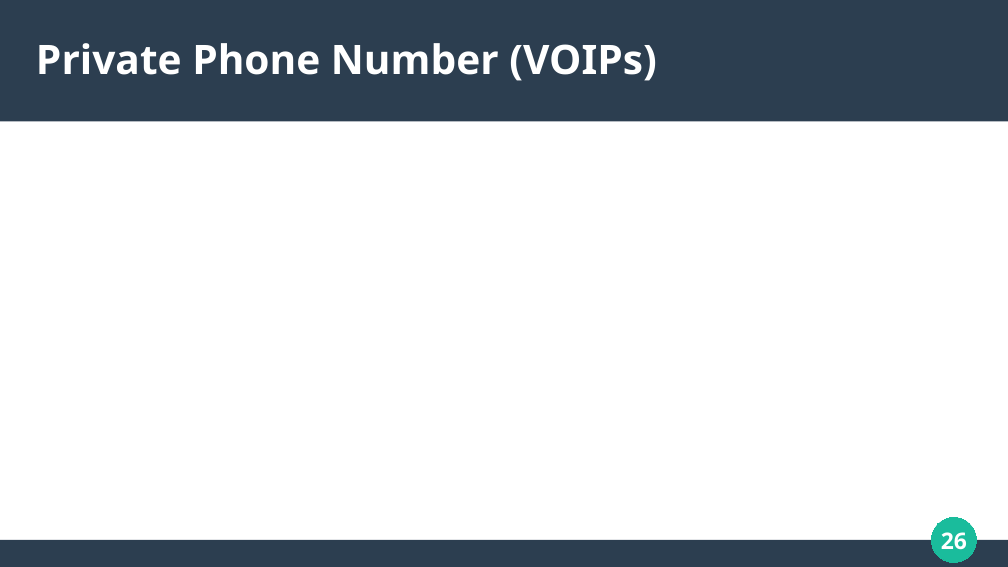
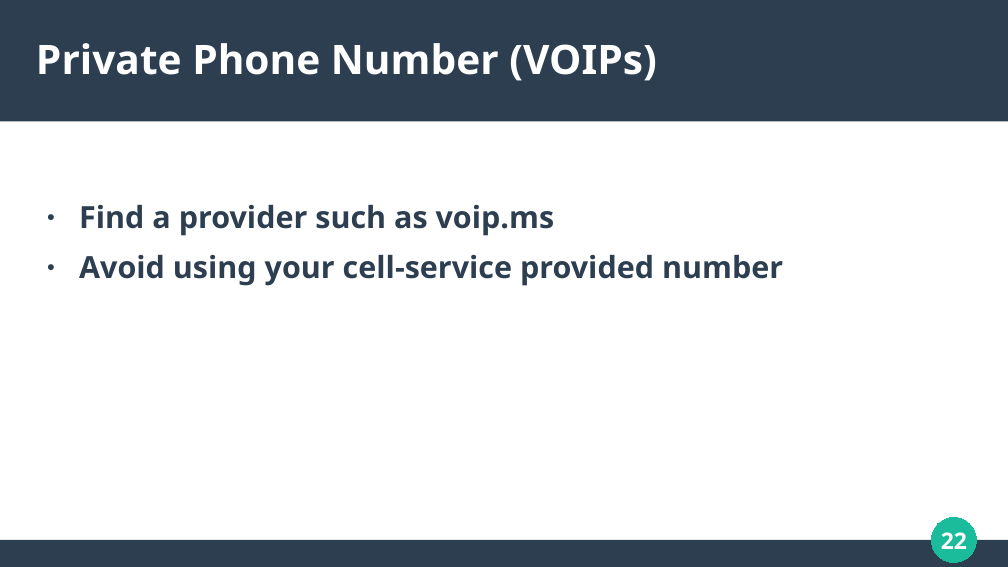
Before and after one commit to RealAsira/OwnYourOSINT, a slide deck: slide 22 of Own Your OSINT.odp (slide 26 before the commit). Drawn at 1008x567 pixels with LibreOffice and Linux fonts; fonts in the diff are those of the drawing. Boxes give left, top, right and bottom in pixels: in the first picture for what was removed or moved away, otherwise in the second. Text is boxed around its words. In the diff, an @@ line names an element or a change of style, - is before the commit and + after.

Commit message:
Slides: 2FA, obfuscate, email, phone, alias, money, device security

```diff
--- a/Own Your OSINT.odp
+++ b/Own Your OSINT.odp
@@ text added at (79,205,783,286), 24 pt, text #2C3E50, bold @@
+● Find a provider such as voip.ms
+● Avoid using your cell-service provided number
@@ page number at (941,532,967,549): text changed @@
-26
+22
```
Also in this commit, not shown: 18 other slides changed, 4 slides added, 8 slides removed.
